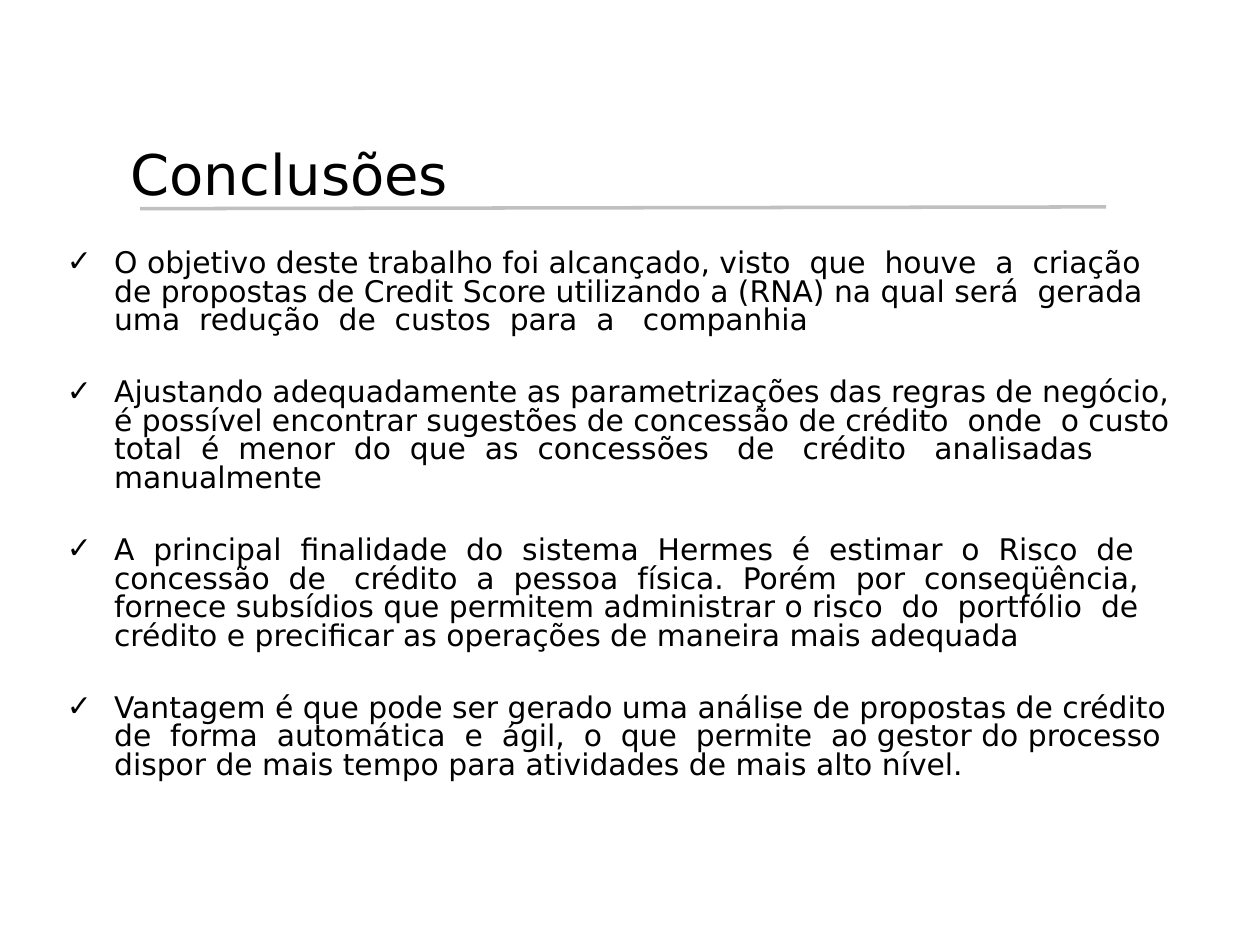
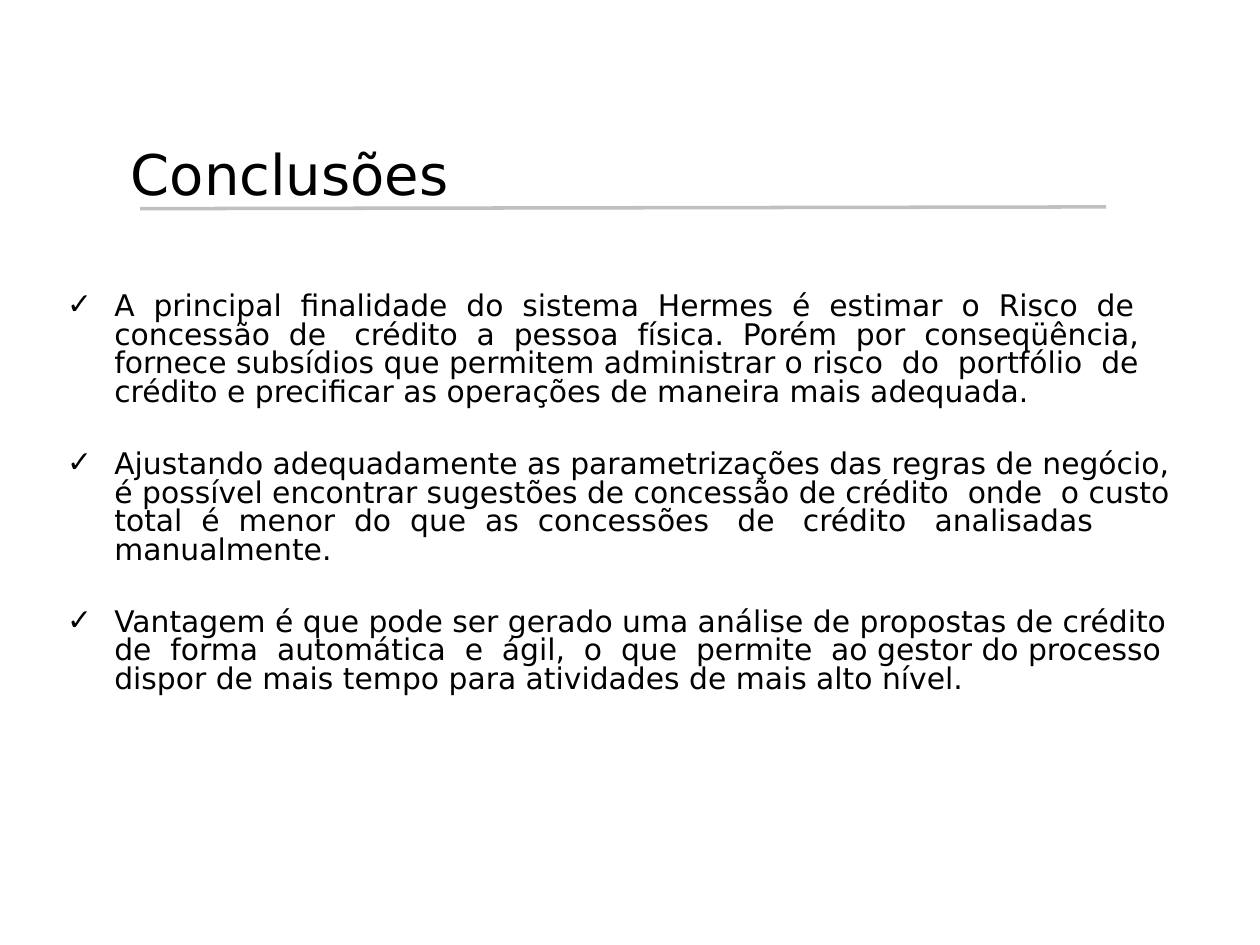
Before and after one commit to rcabral/creditanalyst, a slide deck: slide 16 of Apresentacao_Hermes/Apresentacao_Hermes.ppt (slide 17 before the commit). Drawn at 1260x945 pixels with LibreOffice and Linux fonts; fonts in the diff are those of the drawing; background and template pictures are left out. Boxes give left, top, right and bottom in pixels: in the first picture for what was removed or moved away, otherwise in the second. Text is boxed around its words. In the diff, an @@ line names an element or a change of style, - is before the commit and + after.

```diff
--- a/Apresentacao_Hermes/Apresentacao_Hermes.ppt
+++ b/Apresentacao_Hermes/Apresentacao_Hermes.ppt
@@ text at bbox=[114, 292, 1170, 561]: text changed @@
-✓ O objetivo deste trabalho foi alcançado, visto que houve a criação de propostas de Credit Score utilizando a (RNA) na qual será gerada uma redução de custos para a companhia
-✓ Ajustando adequadamente as parametrizações das regras de negócio, é possível encontrar sugestões de concessão de crédito onde o custo total é menor do que as concessões de crédito analisadas manualmente
-✓ A principal finalidade do sistema Hermes é estimar o Risco de concessão de crédito a pessoa física. Porém por conseqüência, fornece subsídios que permitem administrar o risco do portfólio de crédito e precificar as operações de maneira mais adequada
+✓ A principal finalidade do sistema Hermes é estimar o Risco de concessão de crédito a pessoa física. Porém por conseqüência, fornece subsídios que permitem administrar o risco do portfólio de crédito e precificar as operações de maneira mais adequada.
+✓ Ajustando adequadamente as parametrizações das regras de negócio, é possível encontrar sugestões de concessão de crédito onde o custo total é menor do que as concessões de crédito analisadas manualmente.
```
Also in this commit, not shown: 11 other slides changed, 2 slides added, 2 slides removed.
